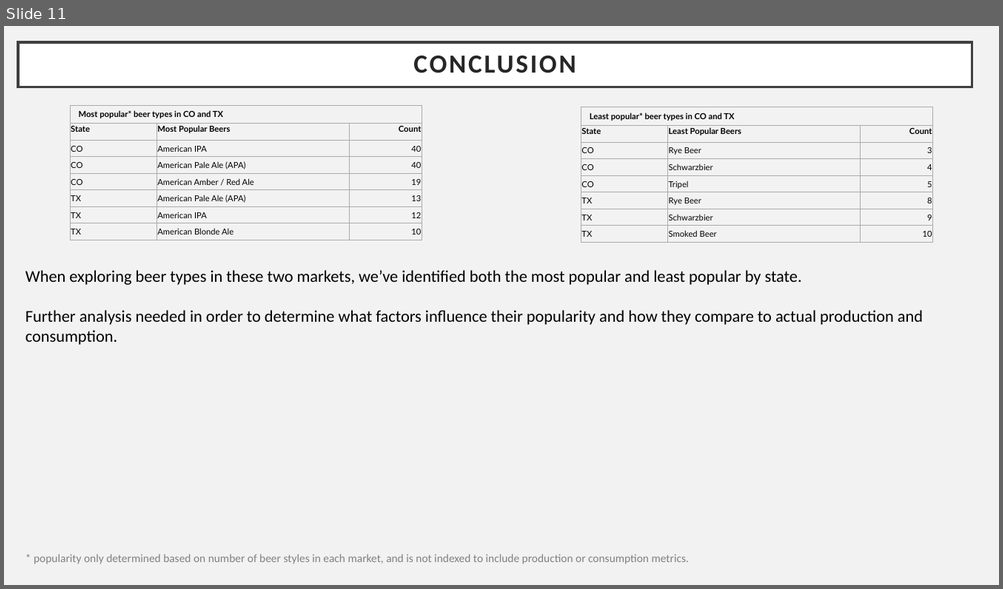
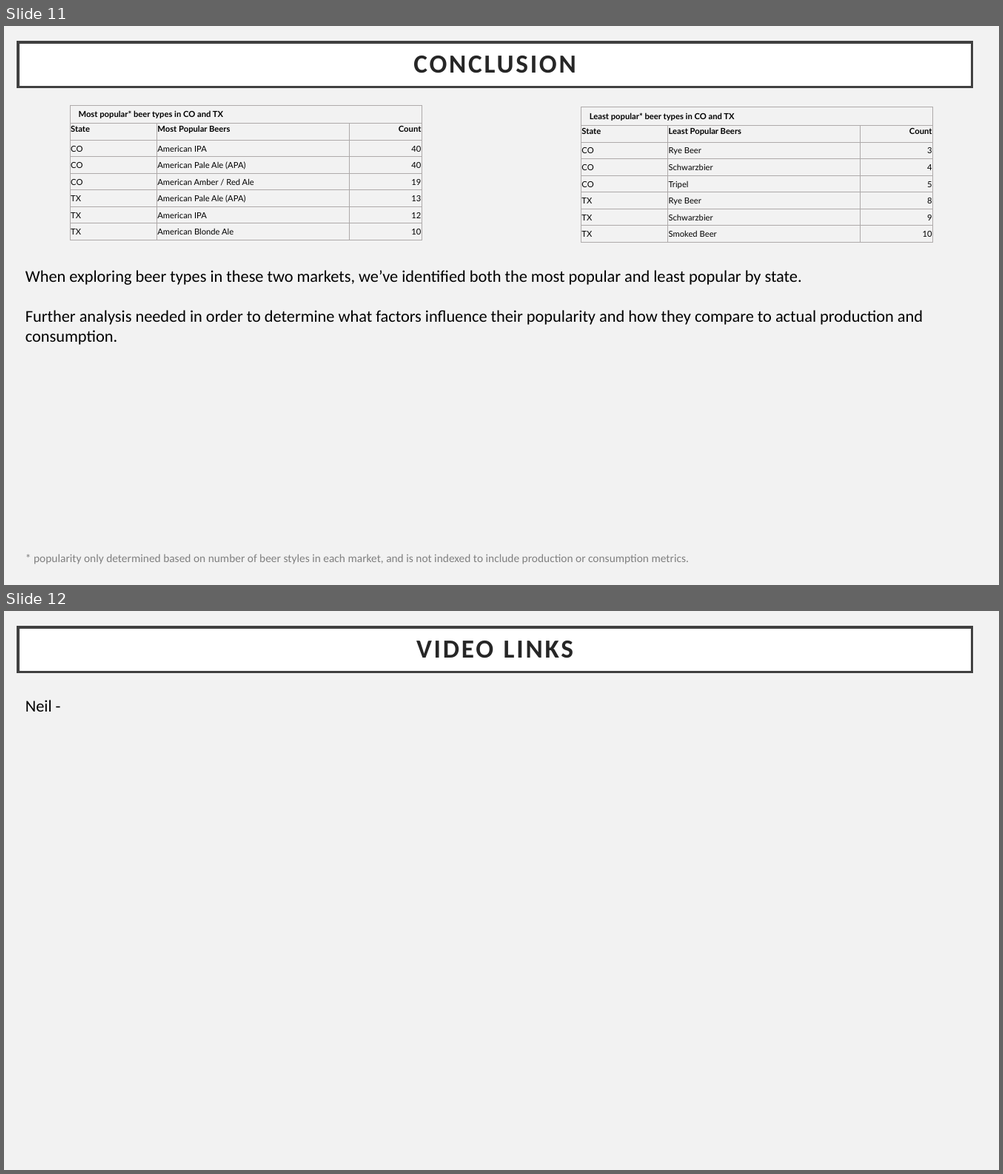
Before and after one commit to bensonnd/DS6306_David_Neil_Project_1, a slide deck: Analysis Presentations/Case Study 1 - David Wei, Neil Benson.pptx. Shown one above the other, each under a label of ours: slide 11 before the commit, slides 11 and 12 after it. The pictures are 1003x589 and 1003x1174 pixels, drawn with LibreOffice and Linux fonts; fonts in the diff are those of the drawing. Boxes give left, top, right and bottom in pixels: in the first picture for what was removed or moved away, otherwise in the second. Text is boxed around its words. In the diff, an @@ line names an element or a change of style, - is before the commit and + after.

Commit message:
Update to PPTX

```diff
--- a/Analysis Presentations/Case Study 1 - David Wei, Neil Benson.pptx
+++ b/Analysis Presentations/Case Study 1 - David Wei, Neil Benson.pptx
@@ slide 12 added at (4,611,999,1170), background #F2F2F2 @@
@@ title added at (18,627,972,672), fill #FFFFFF, outline #404040 2.5 pt, 25.2 pt, text #262626, bold @@
+VIDEO LINKS
@@ text added at (25,700,52,712), 16 pt, text #000000 @@
+Neil -
```
